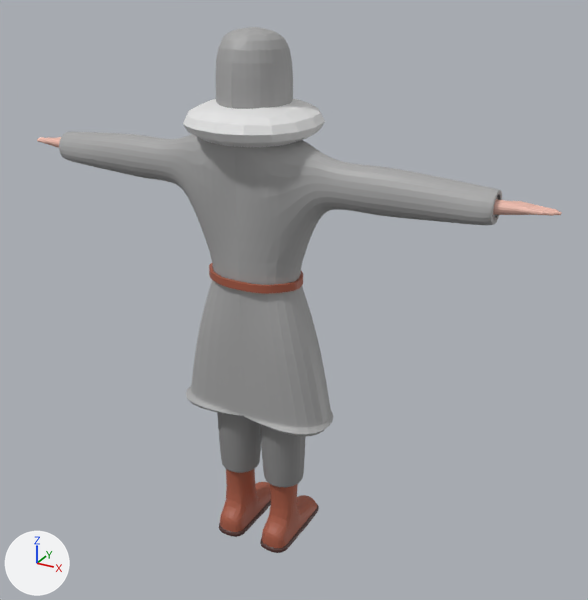
The Blender file Assets/Knight.blend: old version first, new version second.
Camera for both pictures: a 50 mm lens placed at (1.293, -2.098, 2.02), pointed at (0.1, 0.071, 0.935). Every picture has the same lights, and +X, +Y and +Z are marked at lower left.
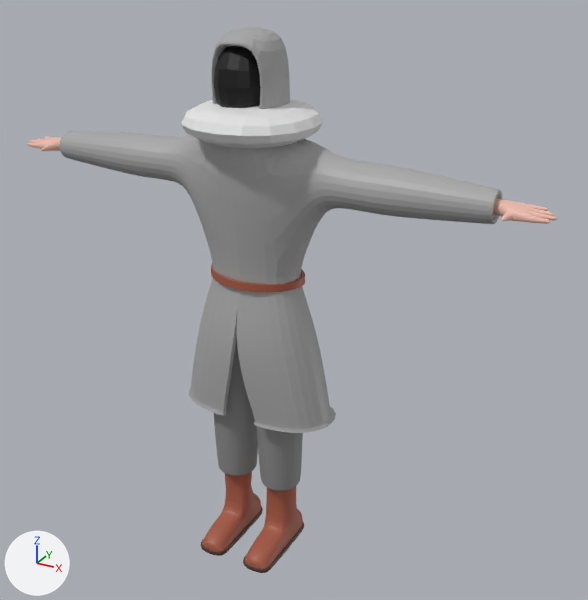
What differs and where, as boxes [x1, y1, x2, y2] in the pictures (588 x 600 px):
'Coat', mesh turned: before [59, 27, 502, 436]; after [60, 27, 502, 433]
'Cube.002', mesh turned, moved: before [219, 469, 319, 553]; after [201, 472, 304, 573]
'Cylinder', mesh turned: before [217, 412, 305, 487]; after [214, 338, 303, 491]
'Plane', moved: before [183, 99, 325, 147]; after [181, 99, 323, 148]
'Plane.001', mesh turned: before [37, 137, 562, 216]; after [27, 137, 557, 224]
'Cube', unchanged, uncovered by the edit: after [214, 46, 261, 108]

Patch to the scene script:
```diff
--- a/Assets/Knight.blend.py
+++ b/Assets/Knight.blend.py
@@ me_plane @@
 me_plane.from_pydata(...)  # 2 vertices, 0 faces, 1 loose edge; spans x 0.012, y 0.005, z 1.451..1.609
 # used by ob_plane; location = (-0.012, 0.0, 0.0)
+# me_plane part 1: the whole mesh is moved by (-0.024, -0.009, 0.0)
@@ me_plane_001 @@
 me_plane_001.from_pydata(...)  # 5162 vertices, 5152 faces; spans x -0.92..0.92, y -0.06..0.09, z 0.06..1.41
 # used by ob_plane_001; location = (0.0, 0.0, 0.0)
+# me_plane_001 part 2: the whole mesh is turned -180 degrees about the z axis through the mesh origin
 me_plane_001.materials.append(mat_skin)
@@ me_cube_003 @@
 me_cube_003.from_pydata(...)  # 3332 vertices, 3328 faces; spans x -0.147..0.147, y -0.112..0.203, z 0.01..0.311
 # used by ob_cube_002; location = (0.0, 0.012, 0.0)
+# me_cube_003 part 3: the whole mesh is turned -180 degrees about the z axis through the mesh origin
 me_cube_003.materials.append(mat_belt)
@@ me_cube_004 @@
 me_cube_004.from_pydata(...)  # 3438 vertices, 3312 faces, 64 loose edges; spans x -0.518..0.518, y -0.08..0.098, z 0.784..1.645
 # used by ob_coat; location = (0.0, 0.0, -0.612); scale = (1.46, 1.46, 1.46)
+# me_cube_004 part 4: the whole mesh is turned -180 degrees about the z axis through the mesh origin
 me_cube_004.materials.append(mat_lightgrey)
@@ me_cylinder @@
 me_cylinder.from_pydata(...)  # 962 vertices, 893 faces; spans x -0.171..0.171, y -0.072..0.094, z 0.267..0.971
 # used by ob_cylinder; location = (0.0, 0.0, 0.0)
+# me_cylinder part 5: the whole mesh is turned -180 degrees about the z axis through the mesh origin
 me_cylinder.materials.append(mat_grey)
@@ ob_plane @@
 ob_plane = bpy.data.objects.new('Plane', me_plane)
-ob_plane.location = (-0.012, 0.0, 0.0)
+ob_plane.location = (0.012, 0.0, 0.0)
 _m = ob_plane.modifiers.new('Skin', 'SKIN')
@@ ob_cube_002 @@
 ob_cube_002 = bpy.data.objects.new('Cube.002', me_cube_003)
-ob_cube_002.location = (0.0, 0.012, 0.0)
+ob_cube_002.location = (0.0, -0.012, 0.0)
```
